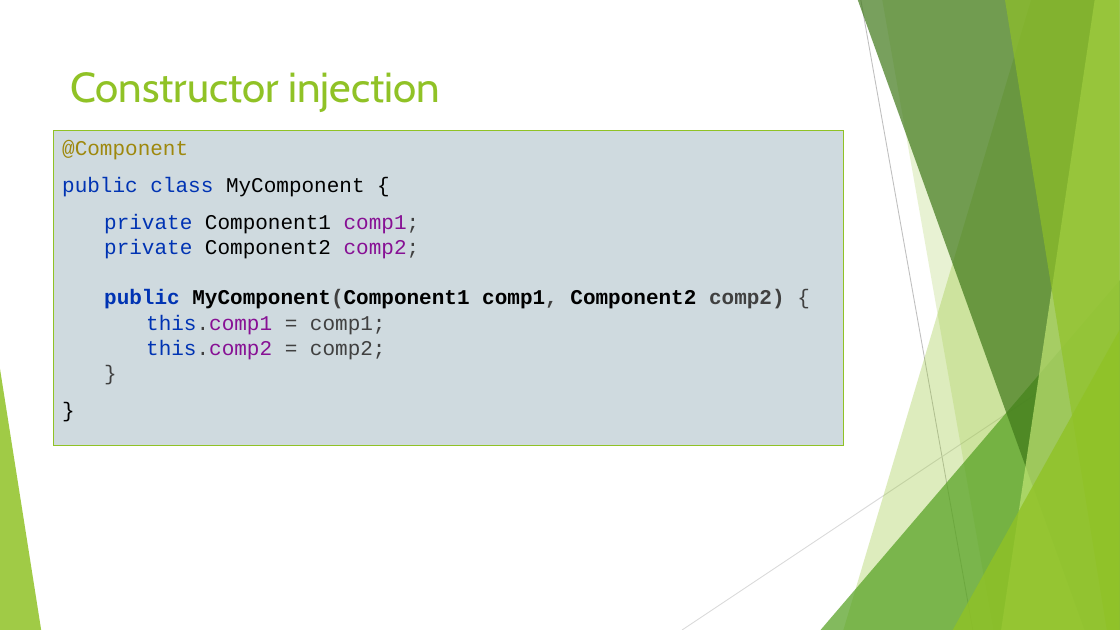
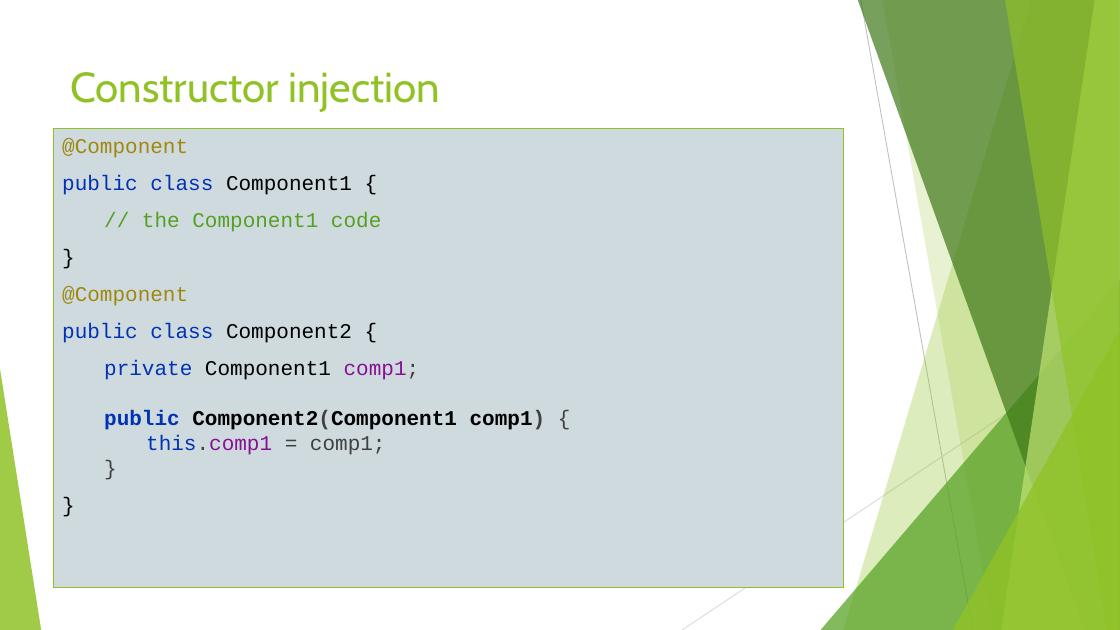
Before and after one commit to ybensman/SpringDemo, a slide deck: slide 25 of Spring_Beginners_1_SpringBootAndCore.pptx. Drawn at 1120x630 pixels with LibreOffice and Linux fonts; fonts in the diff are those of the drawing. Boxes give left, top, right and bottom in pixels: in the first picture for what was removed or moved away, otherwise in the second. Text is boxed around its words. In the diff, an @@ line names an element or a change of style, - is before the commit and + after.

```diff
--- a/Spring_Beginners_1_SpringBootAndCore.pptx
+++ b/Spring_Beginners_1_SpringBootAndCore.pptx
@@ rectangle "@Component" resized from (x1=54, y1=130, x2=844, y2=445) to (x1=54, y1=129, x2=844, y2=587) @@
@@ text in rectangle at (x1=62, y1=175, x2=381, y2=232): text changed; text colour #000000 to #54A021 @@
-public class MyComponent {
-private Component1 comp1;
-private Component2 comp2;
-public MyComponent(Component1 comp1, Component2 comp2) {
-this.comp1 = comp1;
-this.comp2 = comp2;
-}
+public class Component1 {
+// the Component1 code
@@ text in rectangle at (x1=62, y1=286, x2=546, y2=455): paragraphs added @@
+@Component
+public class Component2 {
+private Component1 comp1;
+public Component2(Component1 comp1) {
+this.comp1 = comp1;
+}
+}
```
Also in this commit, not shown: 12 other slides changed.
